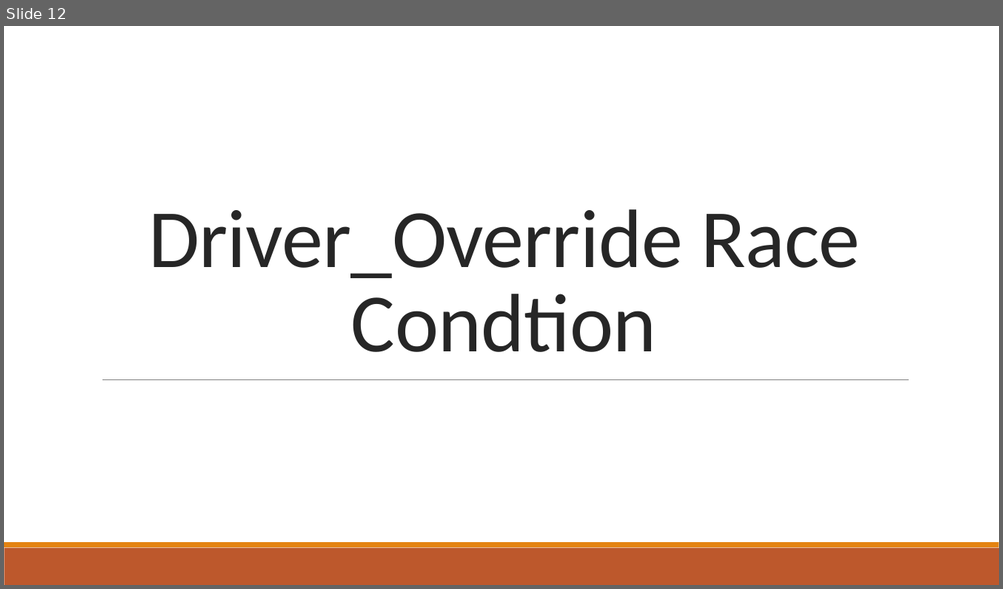
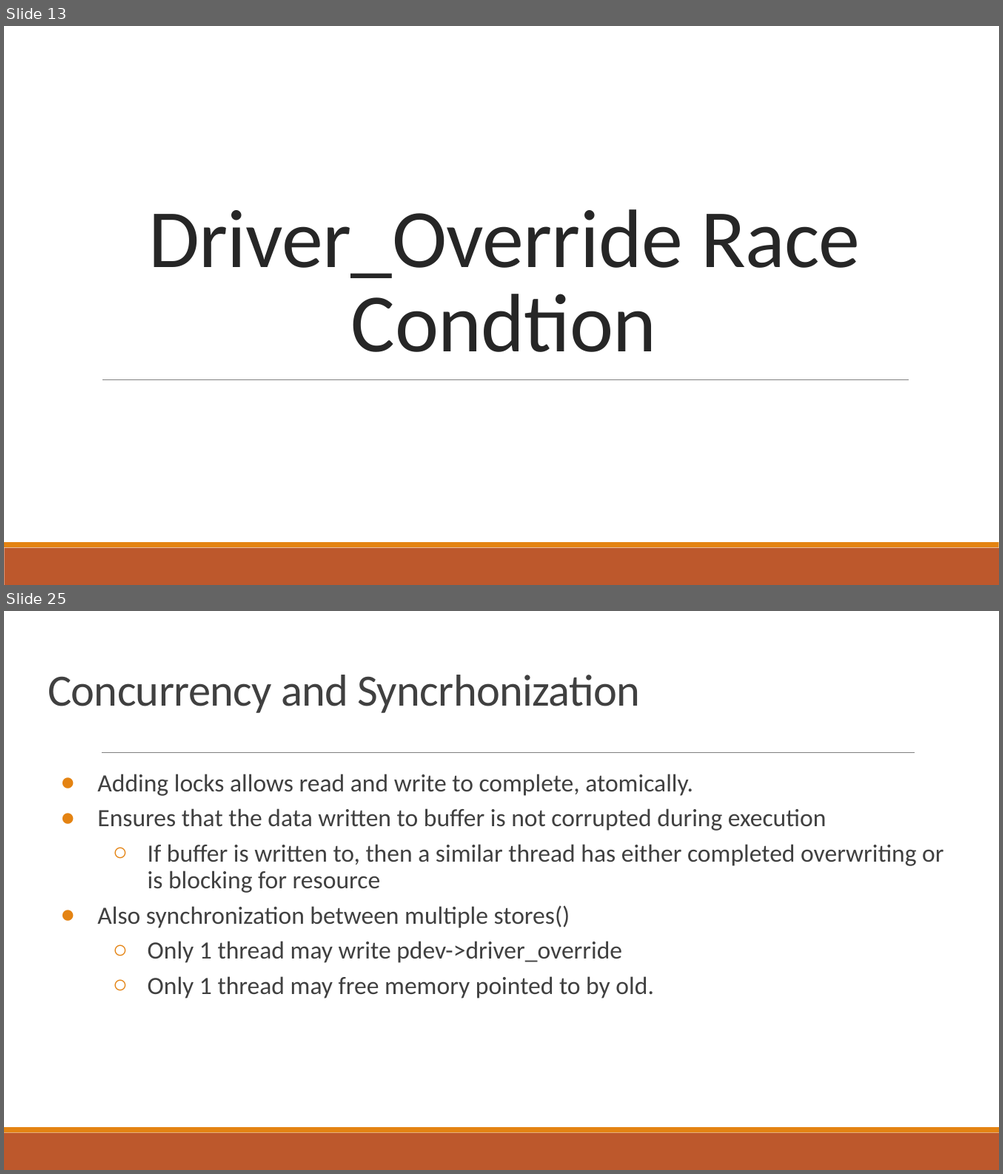
Before and after one commit to ttown386/PaVT-BST, a slide deck: doc/HW2/Tower Probe Race Condition.pptx. Shown one above the other, each under a label of ours: slide 12 before the commit, slides 13 and 25 after it; the slides between them are not shown. The pictures are 1003x589 and 1003x1174 pixels, drawn with LibreOffice and Linux fonts; fonts in the diff are those of the drawing. Boxes give left, top, right and bottom in pixels: in the first picture for what was removed or moved away, otherwise in the second. Text is boxed around its words. In the diff, an @@ line names an element or a change of style, - is before the commit and + after.

```diff
--- a/doc/HW2/Tower Probe Race Condition.pptx
+++ b/doc/HW2/Tower Probe Race Condition.pptx
@@ slide 25 added at [4, 611, 999, 1170], background #FFFFFF; not listed: 2 template elements that a slide beside it also shows @@
@@ title added at [48, 675, 640, 713], 32.4 pt, text #404040 @@
+Concurrency and Syncrhonization
@@ line added from (102, 753) to (914, 753), #808080 0.5 pt @@
@@ text added at [97, 774, 943, 999], 18 pt, text #404040 @@
+● Adding locks allows read and write to complete, atomically.
+● Ensures that the data written to buffer is not corrupted during execution
+  ○ If buffer is written to, then a similar thread has either completed overwriting or is blocking for resource
+● Also synchronization between multiple stores()
+  ○ Only 1 thread may write pdev->driver_override
+  ○ Only 1 thread may free memory pointed to by old.
@@ what was slide 12 is now slide 13 @@
```
Also in this commit, not shown: 4 slides changed, 12 other slides added, 1 slide removed.
